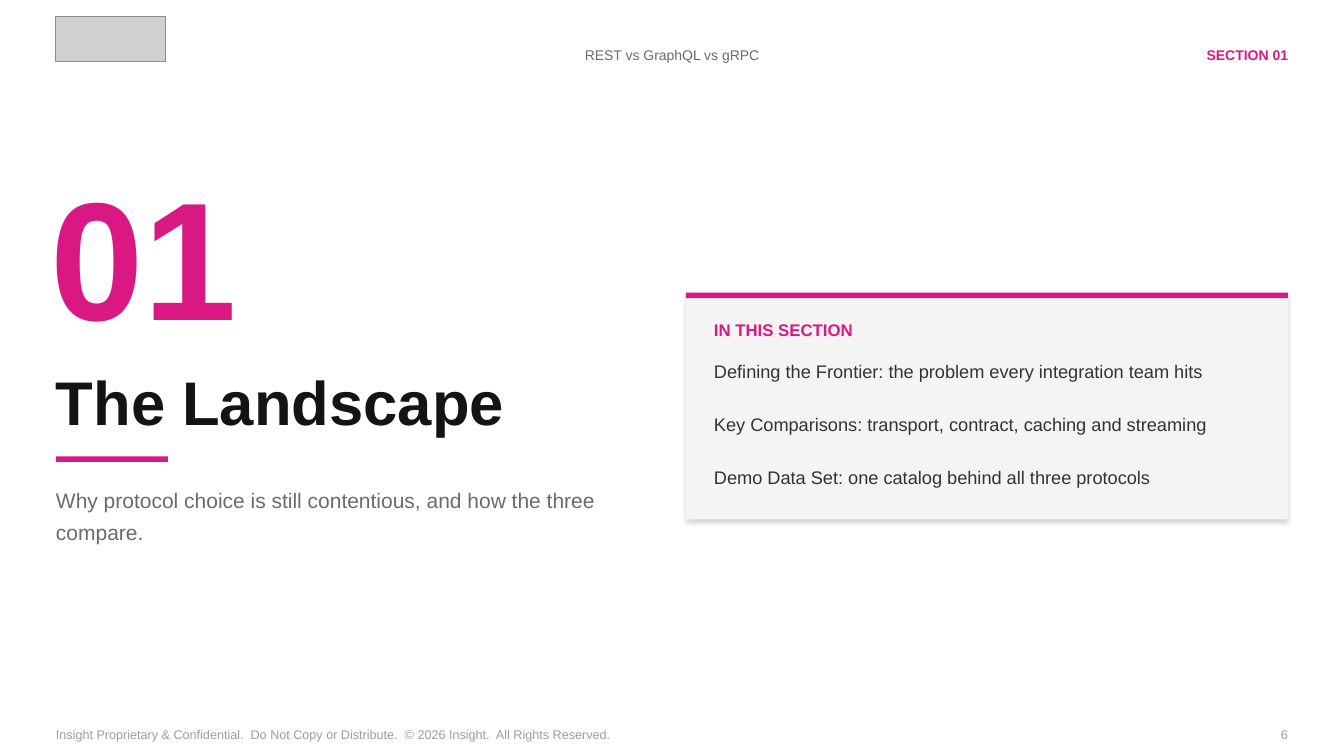
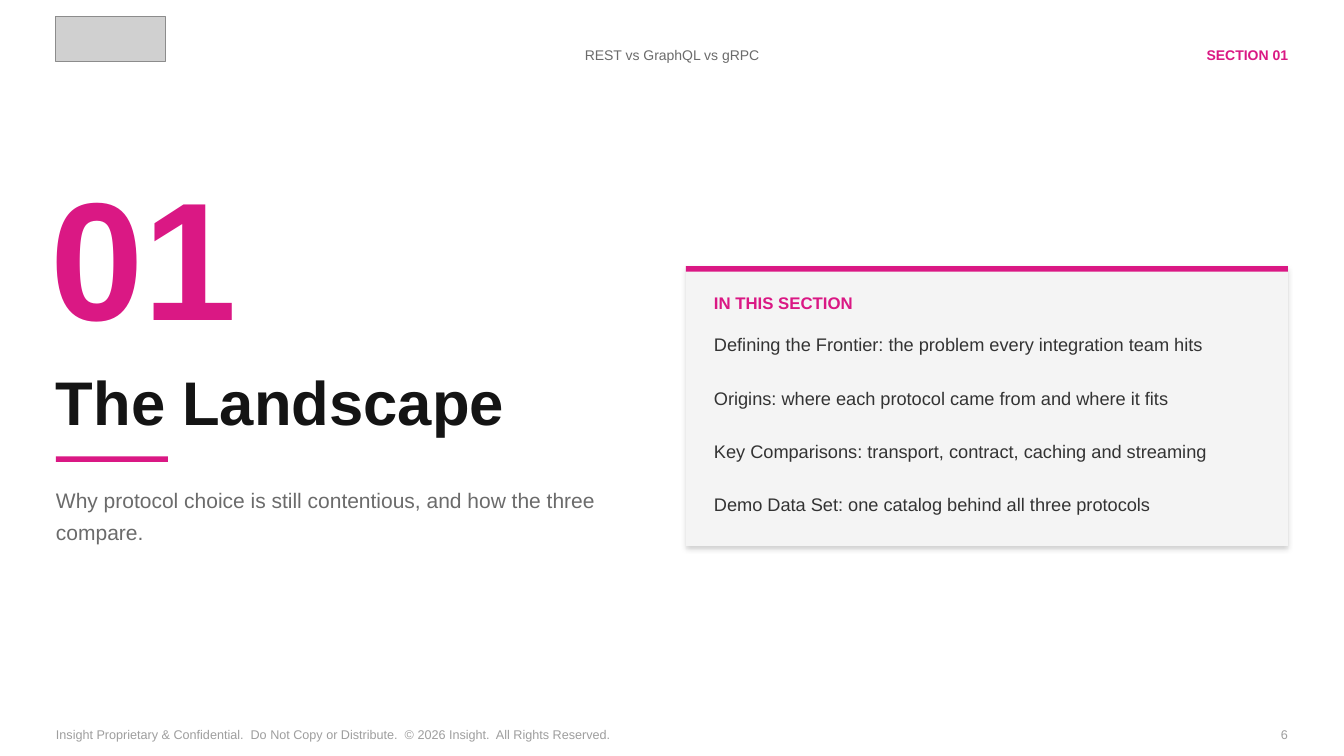
Before and after one commit to spietrek-insight/rest-graphql-grpc-ai-routing, a slide deck: slide 6 of presentation/rest-graphql-grpc-ai-routing-v6.pptx. Drawn at 1344x756 pixels with LibreOffice and Linux fonts; fonts in the diff are those of the drawing; grey boxes stand for pictures. Boxes give left, top, right and bottom in pixels: in the first picture for what was removed or moved away, otherwise in the second. Text is boxed around its words. In the diff, an @@ line names an element or a change of style, - is before the commit and + after.

Commit message:
move background slide

```diff
--- a/presentation/rest-graphql-grpc-ai-routing-v6.pptx
+++ b/presentation/rest-graphql-grpc-ai-routing-v6.pptx
@@ 2 texts, 1 rectangle: place and size @@
-2 texts, 1 rectangle at [687,292,1289,382]
+2 texts, 1 rectangle at [687,266,1289,355]
@@ rectangle: place and size @@
-rectangle at [687,292,1289,519]
+rectangle at [687,266,1289,546]
@@ text added at [714,392,1168,409], 13 pt, text #333333 @@
+Origins: where each protocol came from and where it fits
@@ text "Key Comparisons: transport, contract, caching ...": place and size @@
-text "Key Comparisons: transport, contract, caching ..." at [714,418,1207,435]
+text "Key Comparisons: transport, contract, caching ..." at [714,445,1207,462]
@@ text "Demo Data Set: one catalog ...": place and size @@
-text "Demo Data Set: one catalog ..." at [714,471,1150,488]
+text "Demo Data Set: one catalog ..." at [714,498,1150,515]
```
Also in this commit, not shown: 12 other slides changed, 1 other file.
